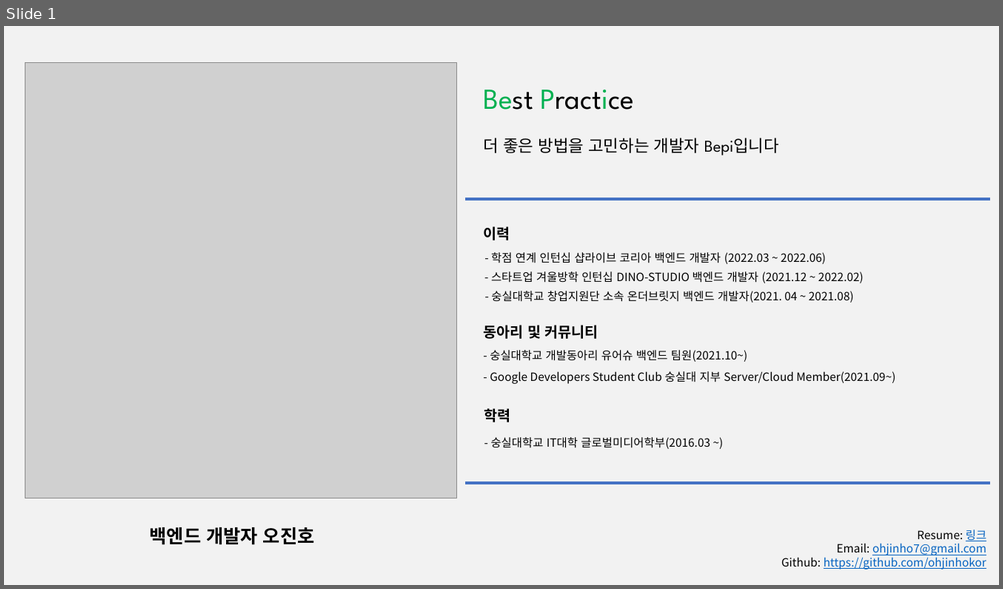
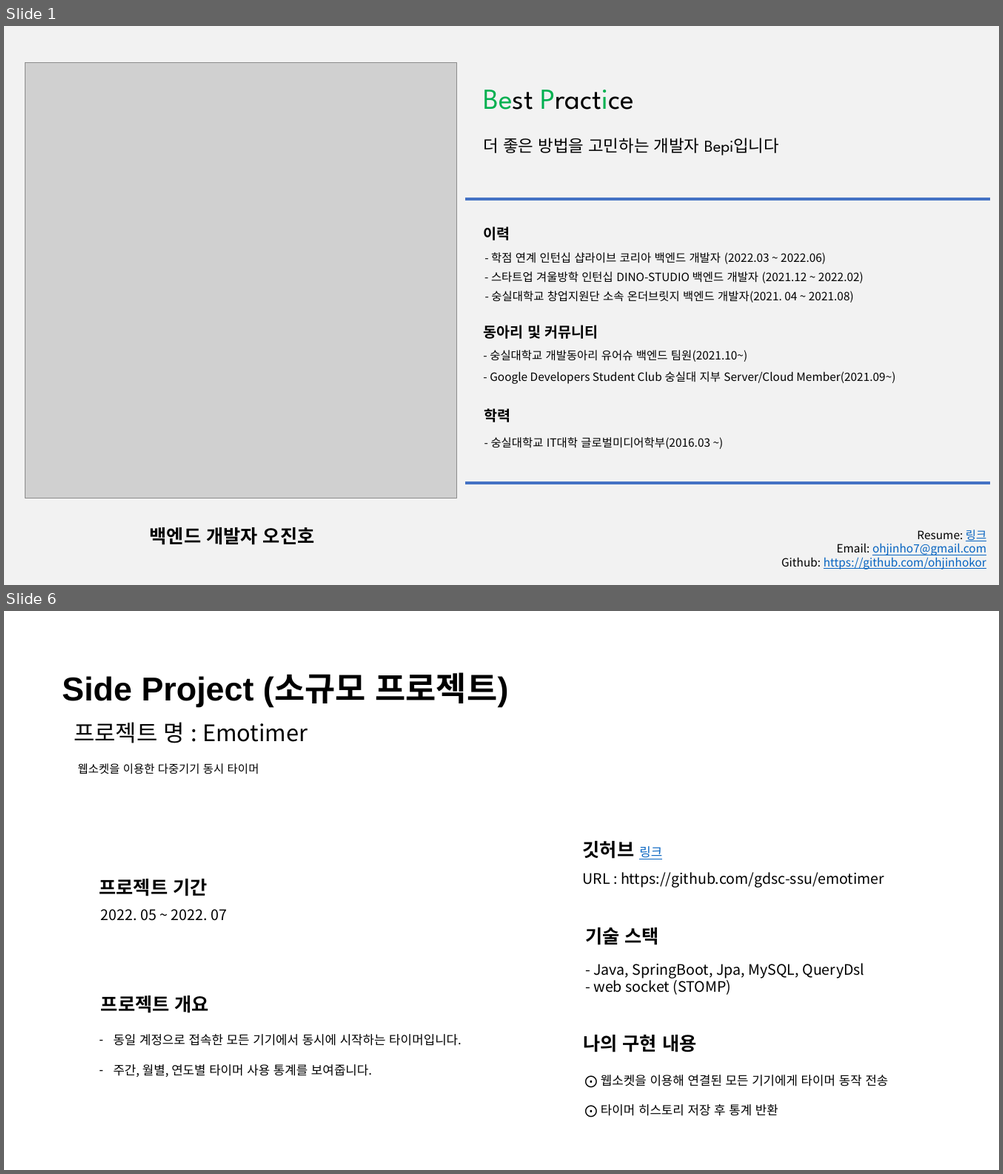
Before and after one commit to ohjinhokor/PortFolio, a slide deck: 오진호 포트폴리오.pptx. Shown one above the other, each under a label of ours: slide 1 before the commit, slides 1 and 6 after it; the slides between them are not shown. The pictures are 1003x589 and 1003x1174 pixels, drawn with LibreOffice and Linux fonts; fonts in the diff are those of the drawing; grey boxes stand for pictures; background and template pictures are left out. Boxes give left, top, right and bottom in pixels: in the first picture for what was removed or moved away, otherwise in the second. Text is boxed around its words. In the diff, an @@ line names an element or a change of style, - is before the commit and + after.

```diff
--- a/오진호 포트폴리오.pptx
+++ b/오진호 포트폴리오.pptx
@@ slide 6 added at [4,611,999,1170], background #FFFFFF @@
@@ text added at [62,672,508,708], 32 pt, text #000000, bold @@
+Side Project (소규모 프로젝트)
@@ text added at [74,722,307,743], 22 pt, text #000000 @@
+프로젝트 명 : Emotimer
@@ text added at [78,763,259,775], 11 pt, text #000000 @@
+웹소켓을 이용한 다중기기 동시 타이머
@@ text added at [583,841,662,860], 18 pt, text #000000, bold @@
+깃허브 링크
@@ text added at [582,872,884,888], 14 pt, text #000000 @@
+URL : https://github.com/gdsc-ssu/emotimer
@@ text added at [99,879,207,897], 18 pt, text #000000, bold @@
+프로젝트 기간
@@ text added at [101,909,227,921], 14 pt, text #000000 @@
+2022. 05 ~ 2022. 07
@@ text added at [585,928,659,945], 18 pt, text #000000, bold @@
+기술 스택
@@ text added at [593,963,865,995], 14 pt, text #000000 @@
+- Java, SpringBoot, Jpa, MySQL, QueryDsl
+- web socket (STOMP)
@@ text added at [101,996,209,1014], 18 pt, text #000000, bold @@
+프로젝트 개요
@@ text added at [114,1034,461,1077], 12 pt, text #000000 @@
+– 동일 계정으로 접속한 모든 기기에서 동시에 시작하는 타이머입니다.
+– 주간, 월별, 연도별 타이머 사용 통계를 보여줍니다.
@@ text added at [583,1034,696,1053], 18 pt, text #000000, bold @@
+나의 구현 내용
@@ text added at [600,1075,888,1116], 12 pt, text #000000 @@
+⨀ 웹소켓을 이용해 연결된 모든 기기에게 타이머 동작 전송
+⨀ 타이머 히스토리 저장 후 통계 반환
```
Also in this commit, not shown: 10 slides changed, 4 other slides added, 2 slides removed, 1 other file.
